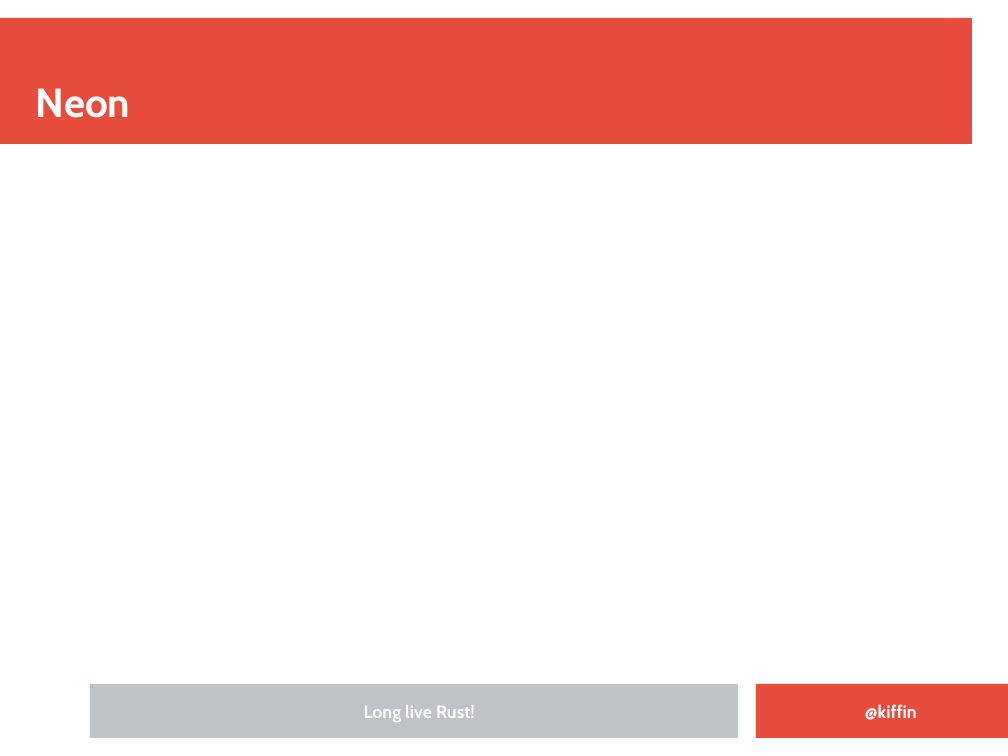
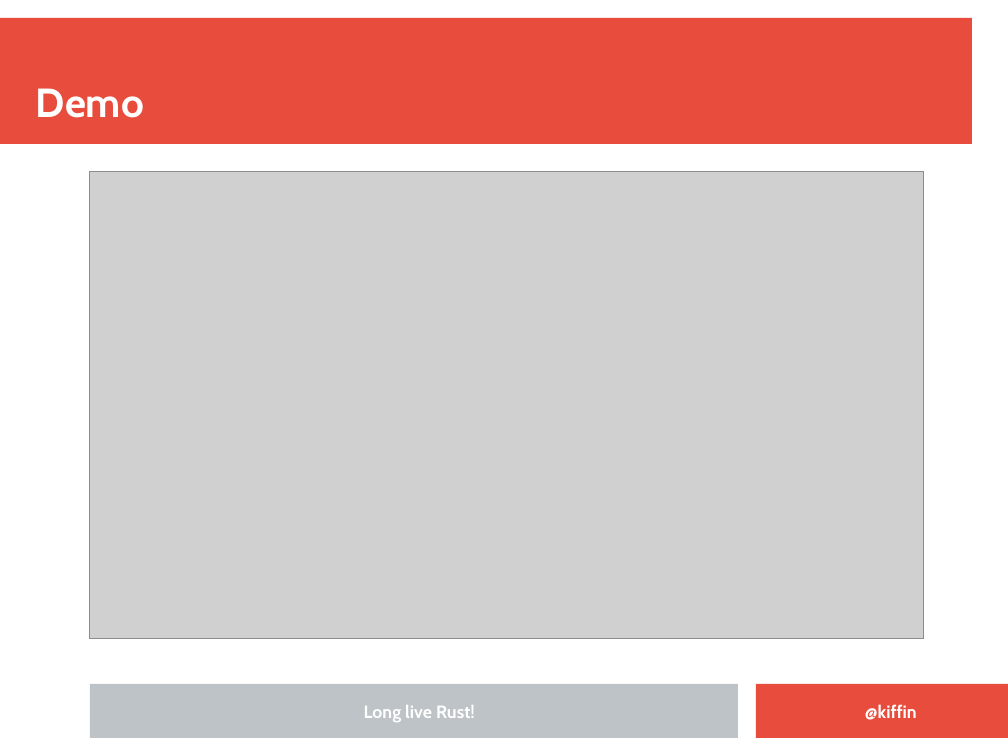
Before and after one commit to kgish/rust-node-addon-template, a slide deck: slide 18 of documents/Embedding-Rust-in-NodeJS-applications.odp. Drawn at 1008x756 pixels with LibreOffice and Linux fonts; fonts in the diff are those of the drawing; grey boxes stand for pictures; background and template pictures are left out. Boxes give left, top, right and bottom in pixels: in the first picture for what was removed or moved away, otherwise in the second. Text is boxed around its words. In the diff, an @@ line names an element or a change of style, - is before the commit and + after.

Commit message:
Updated the presentation.

```diff
--- a/documents/Embedding-Rust-in-NodeJS-applications.odp
+++ b/documents/Embedding-Rust-in-NodeJS-applications.odp
@@ title at [36, 88, 144, 118]: text changed @@
-Neon
+Demo
@@ picture added at [90, 171, 924, 638] @@
```
Also in this commit, not shown: 2 other slides changed, 7 slides added, 2 other files.
